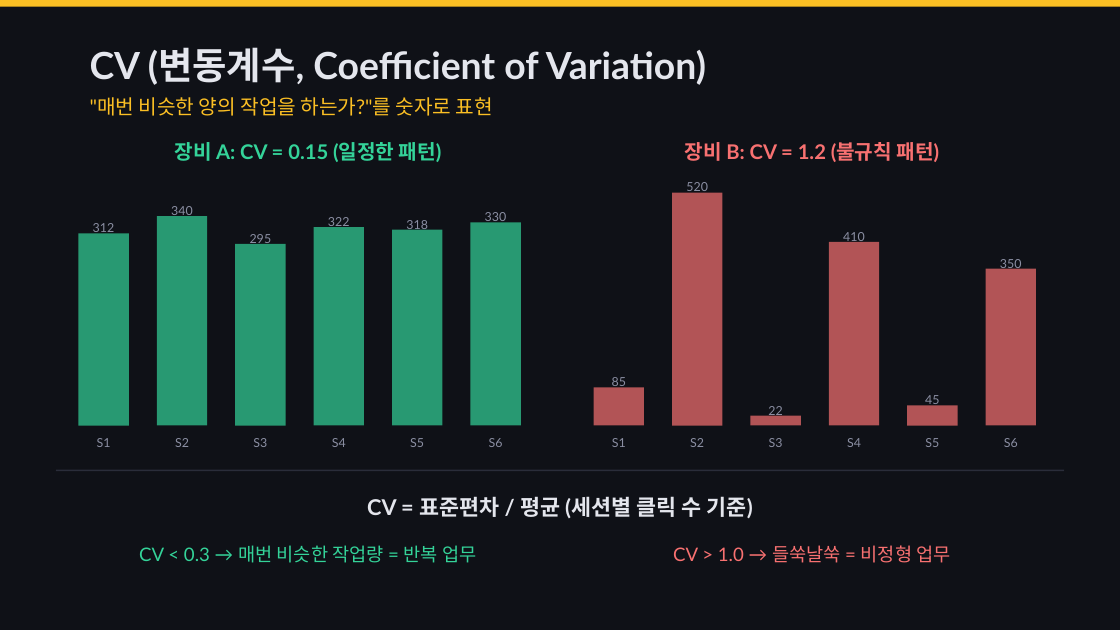
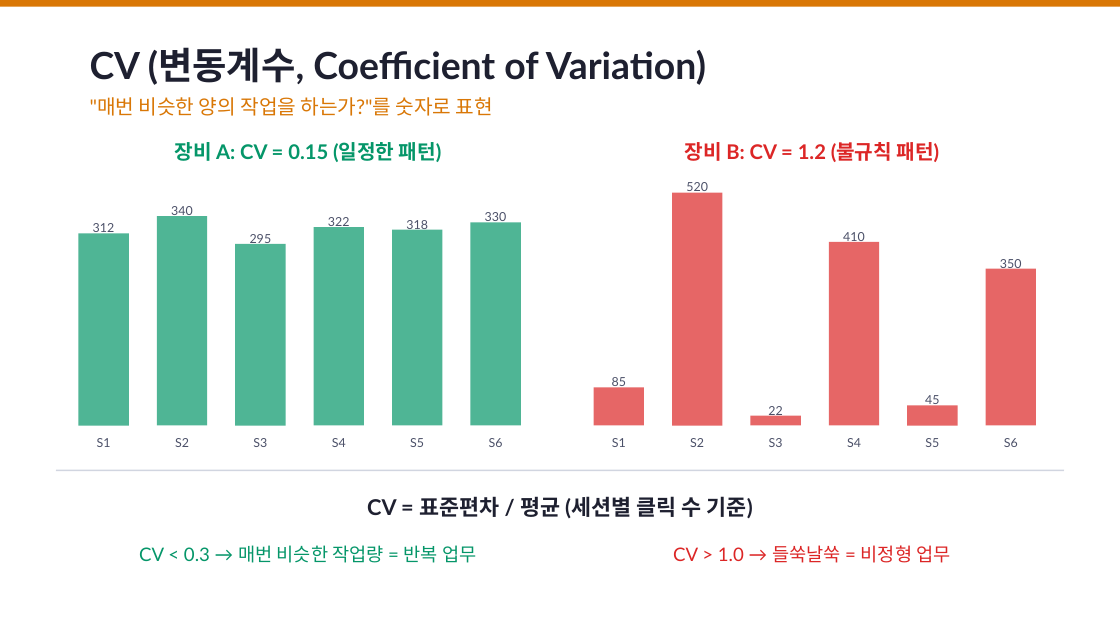
Before and after one commit to WorkforRPASolution/SnapShotScreener, a slide deck: slide 11 of SnapshotScreener_핵심기술_해설.pptx. Drawn at 1120x630 pixels with LibreOffice and Linux fonts; fonts in the diff are those of the drawing. Boxes give left, top, right and bottom in pixels: in the first picture for what was removed or moved away, otherwise in the second. Text is boxed around its words. In the diff, an @@ line names an element or a change of style, - is before the commit and + after.

```diff
--- a/SnapshotScreener_핵심기술_해설.pptx
+++ b/SnapshotScreener_핵심기술_해설.pptx
@@ background #0F1117 to #FFFFFF @@
@@ rectangle at [0,0,1120,7]: fill #FBBF24 to #D97706 @@
@@ text "CV (변동계수, Coefficient of Variation)" at [90,47,706,85]: text colour #E4E6ED to #1E2030 @@
@@ text ""매번 비슷한 양의 작업을 하는가?"를 ..." at [90,97,493,116]: text colour #FBBF24 to #D97706 @@
@@ text "장비 A: CV = 0.15 ..." at [174,142,442,162]: text colour #34D399 to #059669 @@
@@ text "장비 B: CV = 1.2 ..." at [685,142,940,162]: text colour #F87171 to #DC2626 @@
@@ fill #F87171 at 70% opacity to #DC2626 at 70% opacity in 6 elements at [594,388,644,426], [750,416,801,426], [829,242,879,426], [907,405,958,426], [986,269,1036,426], [672,193,722,426] @@
@@ fill #34D399 at 70% opacity to #059669 at 70% opacity in 6 elements at [78,233,129,426], [157,216,207,426], [235,244,286,426], [314,227,364,426], [392,230,442,426], [470,223,521,426] @@
@@ text colour #8B8FA3 to #4B5068 in 24 elements at [93,223,115,235], [97,438,111,447], [171,206,193,218], [175,438,189,447], [250,234,272,246], [253,438,267,447], [328,217,350,229], [332,438,346,447], [406,220,428,232], [410,438,424,447], [485,212,507,224], [489,438,503,447], [612,376,626,390], [612,438,626,447], [686,181,708,195], [690,438,704,447], [768,406,782,418], [769,438,783,447], [843,232,865,244], [847,438,861,447], [925,395,939,407], [925,438,939,447], [1000,259,1022,271], [1004,438,1018,447] @@
@@ line (56, 470) - (1064, 470): stroke #2A2D3A 1 pt to #D1D5E0 1 pt @@
@@ text "CV = 표준편차 / 평균 ..." at [367,496,752,518]: text colour #E4E6ED to #1E2030 @@
@@ text "CV < 0.3 → 매번 ..." at [139,545,476,563]: text colour #34D399 to #059669 @@
@@ text "CV > 1.0 → 들쑥날쑥 ..." at [673,545,950,563]: text colour #F87171 to #DC2626 @@
```
Also in this commit, not shown: 13 other slides changed, 6 other files.
